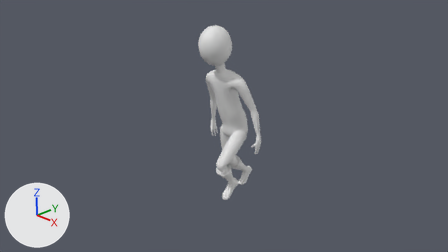
An edit to the Blender file 01/Assets/models/keke/keke01.blend, drawn before and after from the same camera.
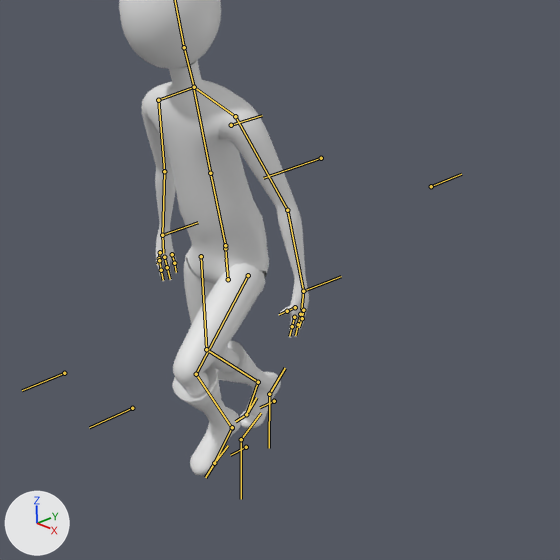
Each version appears first from the file's camera 'Camera', and next in a close-up on the part from 35% to 77% of the width and 17% to 91% of the height. Lighting does not change. The marker at lower left points along +X, +Y and +Z. Both versions are drawn at frame 178 of the action 'ArmatureAction'; the numbers are the values there. The bones that bend it are drawn over the model as lines in the close-ups.

Names of what the first close-up shows: 'arms', 'body', 'head', 'legs'.
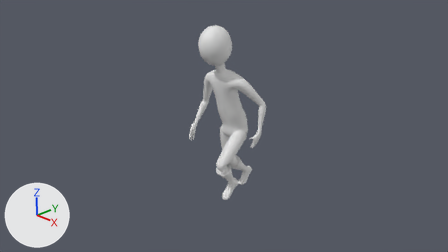
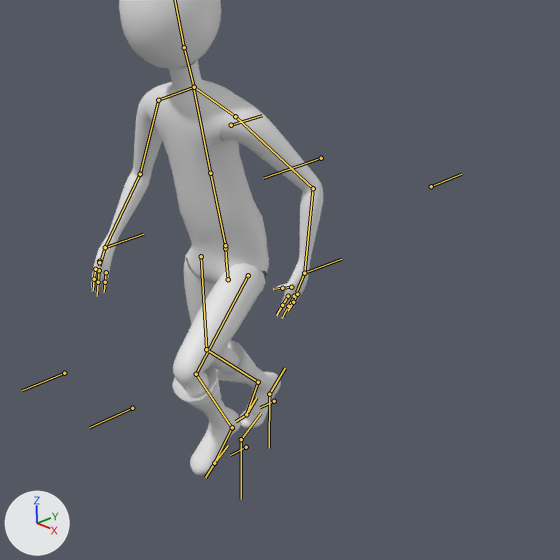
Where the change shows, as pixel boxes [x1, y1, x2, y2] in the close-ups (560 x 560 px):
'body', posed
    before: [145, 60, 269, 284]
    after: [146, 60, 269, 284]
'arms', posed (39% wider, 7% shorter)
    before: [142, 88, 309, 338]
    after: [91, 87, 323, 319]
bone 'arm_control.L', root to tip
    before: (303, 291) to (341, 276)
    after: (304, 273) to (341, 259)
bone 'arm_control.R', root to tip
    before: (162, 235) to (198, 222)
    after: (105, 247) to (143, 234)

What the commit changed:
Bone 'arm_control.L' (bone_arm_control_l) moves from (0.0, 0.0, 0.0) to (0.0, 0.0, 0.3).
Bone 'arm_control.R' (bone_arm_control_r) moves from (0.0, 0.0, 0.0) to (0.0, -1.3, 0.14).
